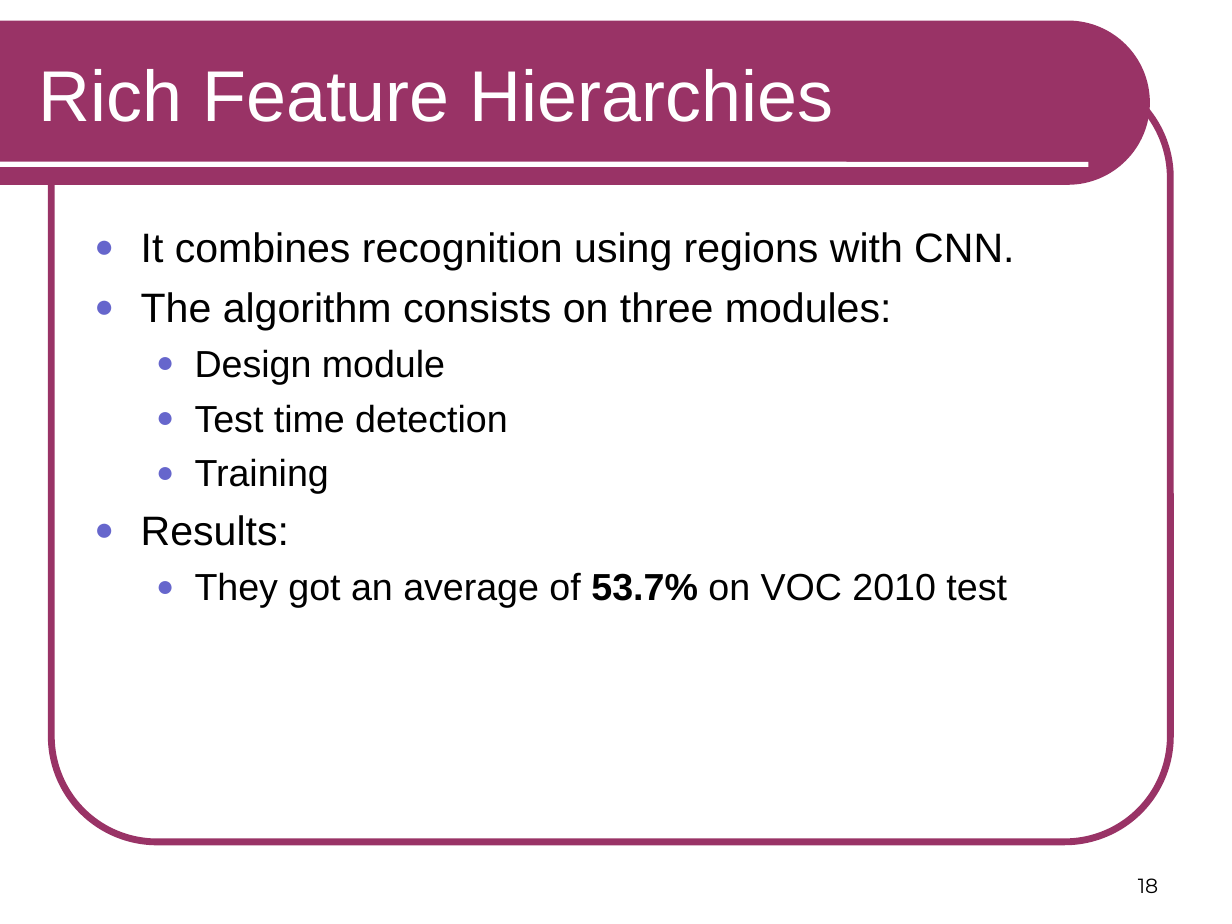
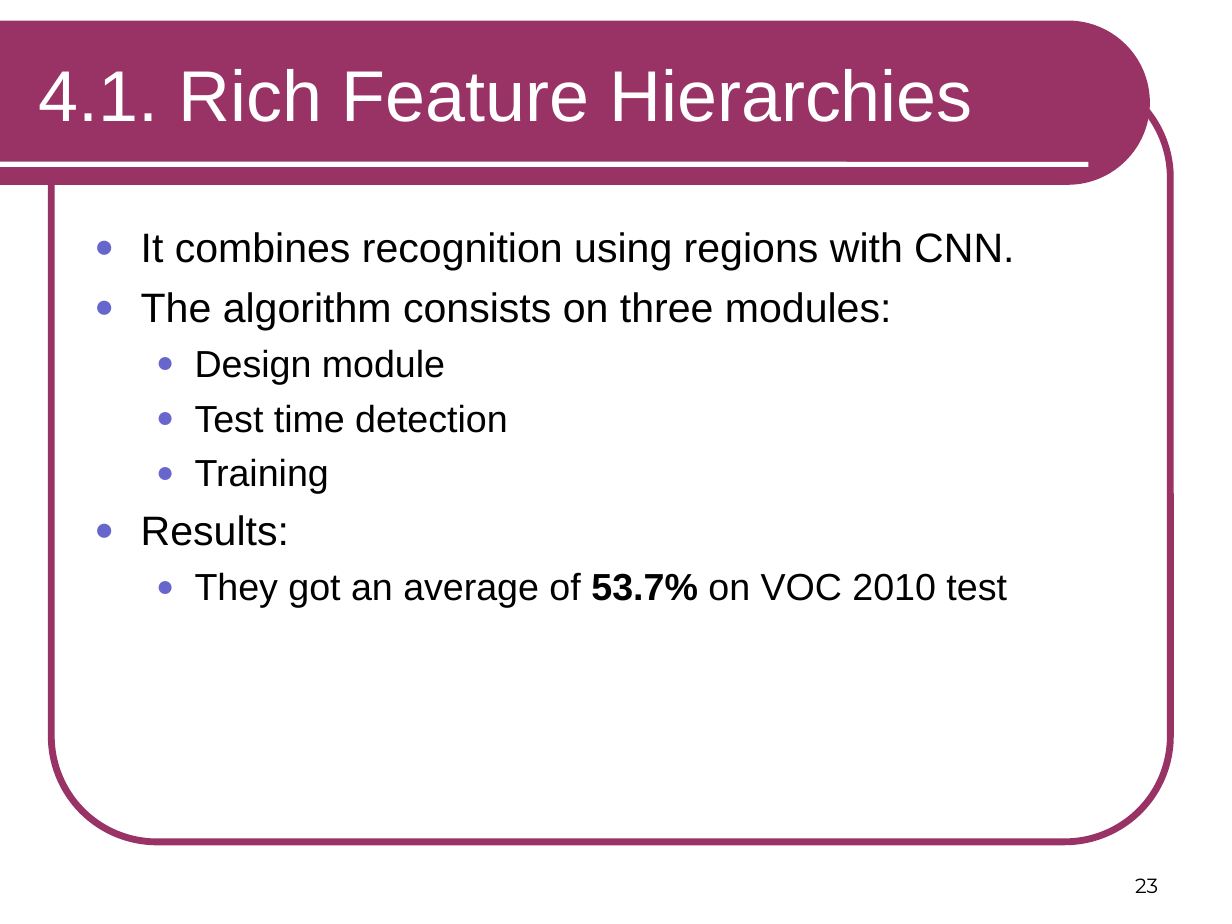
Before and after one commit to RSIP/SSI-SemanticSegmentation, a slide deck: slide 23 of template_slides.ppt (slide 18 before the commit). Drawn at 1232x924 pixels with LibreOffice and Linux fonts; fonts in the diff are those of the drawing. Boxes give left, top, right and bottom in pixels: in the first picture for what was removed or moved away, otherwise in the second. Text is boxed around its words. In the diff, an @@ line names an element or a change of style, - is before the commit and + after.

```diff
--- a/template_slides.ppt
+++ b/template_slides.ppt
@@ title at <box>39,69,972,122</box>: text changed @@
-Rich Feature Hierarchies
+4.1. Rich Feature Hierarchies
@@ page number at <box>1135,878,1158,893</box>: text changed @@
-18
+23
```
Also in this commit, not shown: 16 other slides changed, 8 slides added, 2 slides removed.
